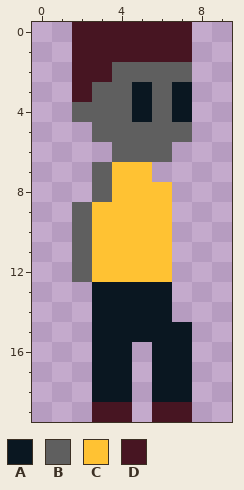
One commit to this pixel-art sprite: Assets/catGameCharacter.png. This is how it looked before the edit.
The file is 10x20 pixels.
Palette (. is transparent): A #0a1721  B #5f5f5f  C #ffc233  D #471522
Pixels before, first column x 2:
 0 DDDDDD
 1 DDDDDD
 2 DDBBBB
 3 DBBABA
 4 BBBABA
 5 .BBBBB
 6 ..BBB.
 7 .BCC..
 8 .BCCC.
 9 BCCCC.
10 BCCCC.
11 BCCCC.
12 BCCCC.
13 .AAAA.
14 .AAAA.
15 .AAAAA
16 .AA.AA
17 .AA.AA
18 .AA.AA
19 .DD.DD
After:
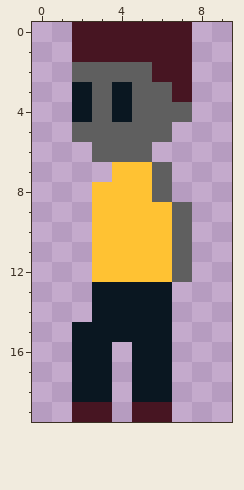
Diff:
Colour A now appears in row 15 at x 2; in rows 16 to 18 at x 2 and 5.
The author changed colour B to colour A in row 3 at x 4; in row 4 at x 2 and 4.
The author changed colour D to colour A in row 3 at x 2.
Colour B now appears in row 5 at x 2; in row 6 at x 3; in row 7 at x 6; in rows 9 to 12 at x 7.
The author changed colour A to colour B in row 3 at x 5; in row 4 at x 5 and 7.
The author changed colour C to colour B in row 8 at x 6.
The author changed colour D to colour B in row 2 at x 2 to 3.
The author changed colour B to colour C in row 8 at x 3.
Colour D now appears in row 19 at x 2 and 5.
The author changed colour A to colour D in row 3 at x 7.
The author changed colour B to colour D in row 2 at x 6 to 7.
The edit erases colour A in row 15 at x 7; in rows 16 to 18 at x 4 and 7.
The edit erases colour B in row 5 at x 7; in row 6 at x 6; in row 7 at x 3; in rows 9 to 12 at x 2.
The edit erases colour D in row 19 at x 4 and 7.
